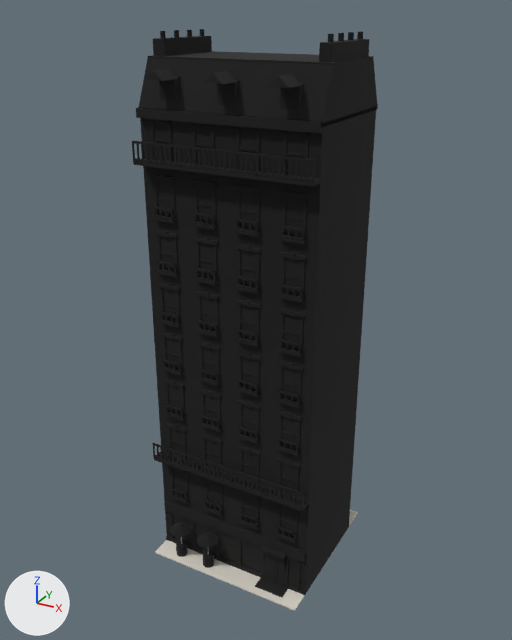
Before and after pictures for a commit that changed the FBX model Modeller/Binalar/Blok_duz_9k_6.fbx.
The view is the same before and after, from a 50 mm camera at (18.0, -33.4, 32.1) aimed at (-0.3, -0.2, 15.5). Lighting does not change. The marker at lower left points along +X, +Y and +Z. The first picture is the older version. Where no turn or scale is listed for an object, it has been applied to the vertices. Vertices at exactly the same position are counted once.

The first picture shows 'Blok_duz_9k_6'.
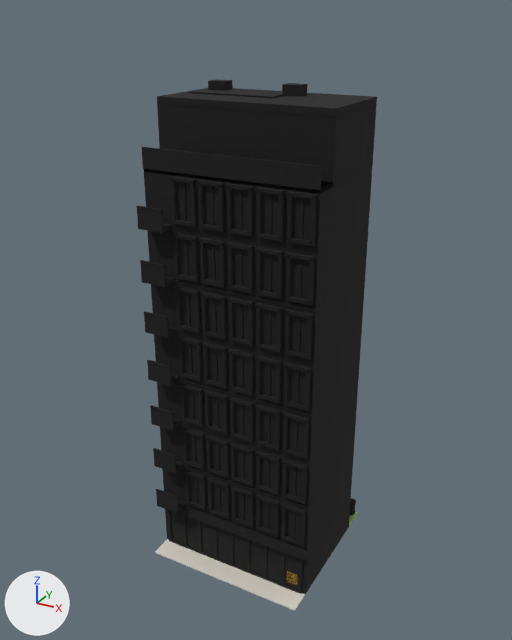
Where the change shows, as pixel boxes [x1, y1, x2, y2] in the pictures (512 x 640 px):
'Blok_duz_9k_6', reshaped (9% shorter): before [132, 29, 378, 611]; after [136, 79, 377, 611]
part 1 of me_blok_duz_9k_6, deleted: before [132, 29, 378, 597]
part 2 of me_blok_duz_9k_6, reshaped: before [140, 106, 376, 593]; after [136, 79, 377, 594]
part 3 of me_blok_duz_9k_6, recoloured: [349, 511, 358, 526] in both

Edits to the bpy script that builds the scene:
```text
Add mat_ycim_9cc46a:
    mat_ycim_9cc46a = principled_material('YCim_9cc46a')
    mat_ycim_9cc46a.base_color = (0.332, 0.552, 0.144)  # green #9cc46a
    mat_ycim_9cc46a.roughness = 0.85
Change me_blok_duz_9k_6:
    remove me_blok_duz_9k_6.from_pydata(...)  # 10238 vertices, 6525 faces; spans x -5.0..5.0, y -5.0..5.0, z -0.1..31.1
    add me_blok_duz_9k_6.from_pydata(...)  # 6704 vertices, 4788 faces; spans x -5.0..5.0, y -5.0..5.0, z 0.0..28.5
    me_blok_duz_9k_6 part 1: 973 loose pieces with 7808 vertices, spanning x -5.0..5.0, y -5.0..5.0, z -0.1..31.1, are deleted
    me_blok_duz_9k_6 part 2: 155 vertices moved within x -3.2..4.2, y -3.9..3.3, z 0.2..25.3; 1768 vertices removed from x -5.0..5.0, y -4.0..3.3, z 0.1..29.9; 6074 vertices added at x -5.0..5.0, y -4.6..5.0, z 0.0..28.5
    me_blok_duz_9k_6 part 3: 4 faces spanning x -5.0..5.0, y -3.6..5.0, z 0.0..0.1 switch from mat_avlutas_d6cfc2 (pale yellow #d6cfc2) to mat_ycim_9cc46a (green #9cc46a)
    other edits to the shape of me_blok_duz_9k_6 do not show in these pictures
    remove me_blok_duz_9k_6.materials.append(mat_duvar_ecdfc8)  # pale yellow #ecdfc8
    remove me_blok_duz_9k_6.materials.append(mat_marka_3f73e6)  # blue #3f73e6
    remove me_blok_duz_9k_6.materials.append(mat_taban_b8b0a3)  # grey #b8b0a3
    remove me_blok_duz_9k_6.materials.append(mat_tcerceve_3a3d42)  # dark grey #3a3d42
    remove me_blok_duz_9k_6.materials.append(mat_suslu_f4ecdc)  # pale yellow #f4ecdc
    remove me_blok_duz_9k_6.materials.append(mat_demir_1f1f22)  # black #1f1f22
    remove me_blok_duz_9k_6.materials.append(mat_cati_6f7a86)  # greyish blue #6f7a86
    remove me_blok_duz_9k_6.materials.append(mat_catikoyu_565f68)  # greyish blue #565f68
    remove me_blok_duz_9k_6.materials.append(mat_baca_a8553f)  # brown #a8553f
    remove me_blok_duz_9k_6.materials.append(mat_saksi_b5553a)  # orange #b5553a
    remove me_blok_duz_9k_6.materials.append(mat_ybeyaz_f6f3ec)  # white #f6f3ec
    remove me_blok_duz_9k_6.materials.append(mat_semsiye_f6f3ec)  # white #f6f3ec
    add me_blok_duz_9k_6.materials.append(mat_urun_f2b84a)  # orange #f2b84a
    add me_blok_duz_9k_6.materials.append(mat_nis_2a2622)  # black #2a2622
    add me_blok_duz_9k_6.materials.append(mat_balkoncam_bcd3df)  # pale blue #bcd3df
    add me_blok_duz_9k_6.materials.append(mat_bant_756b62)  # brown #756b62
    add me_blok_duz_9k_6.materials.append(mat_duvar_8a7f74)  # grey #8a7f74
    add me_blok_duz_9k_6.materials.append(mat_cinko_7d858d)  # grey #7d858d
    add me_blok_duz_9k_6.materials.append(mat_cali_5f8f4a)  # green #5f8f4a
    add me_blok_duz_9k_6.materials.append(mat_tas_ece6d8)  # white #ece6d8
    add me_blok_duz_9k_6.materials.append(mat_duzcati_858077)  # grey #858077
    add me_blok_duz_9k_6.materials.append(mat_agacgovde_6b4a33)  # brown #6b4a33
    add me_blok_duz_9k_6.materials.append(mat_agac_c9a43c)  # yellow #c9a43c
    add me_blok_duz_9k_6.materials.append(mat_copmavi_3f5f9a)  # blue #3f5f9a
    add me_blok_duz_9k_6.materials.append(mat_copyesil_4f7a4a)  # dark green #4f7a4a
```
